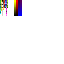
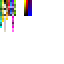
Layer changes from the first 64 x 64 image to the second:
painted on "Paint Layer 1" over [0, 0, 32, 32]
